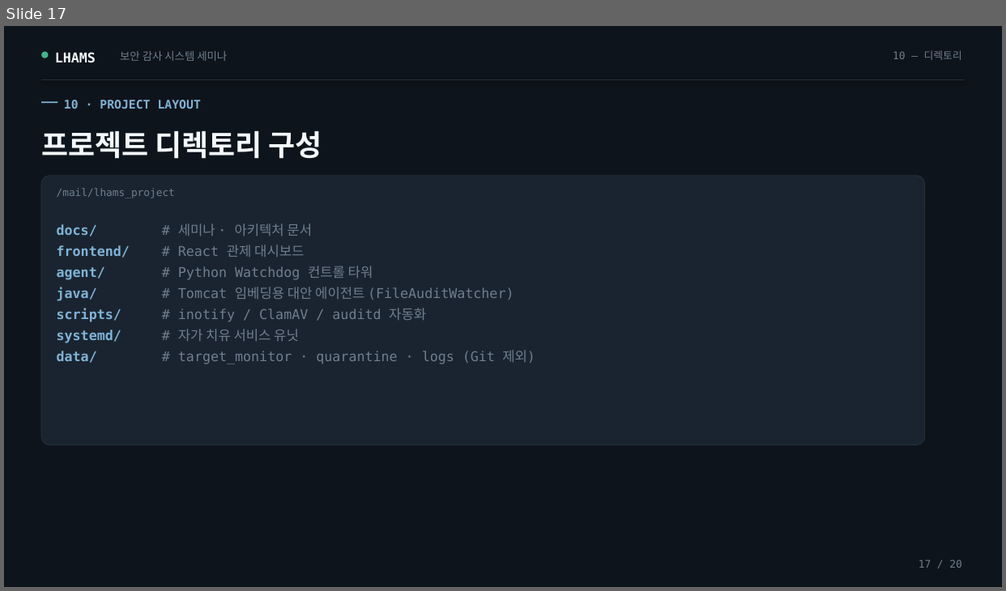
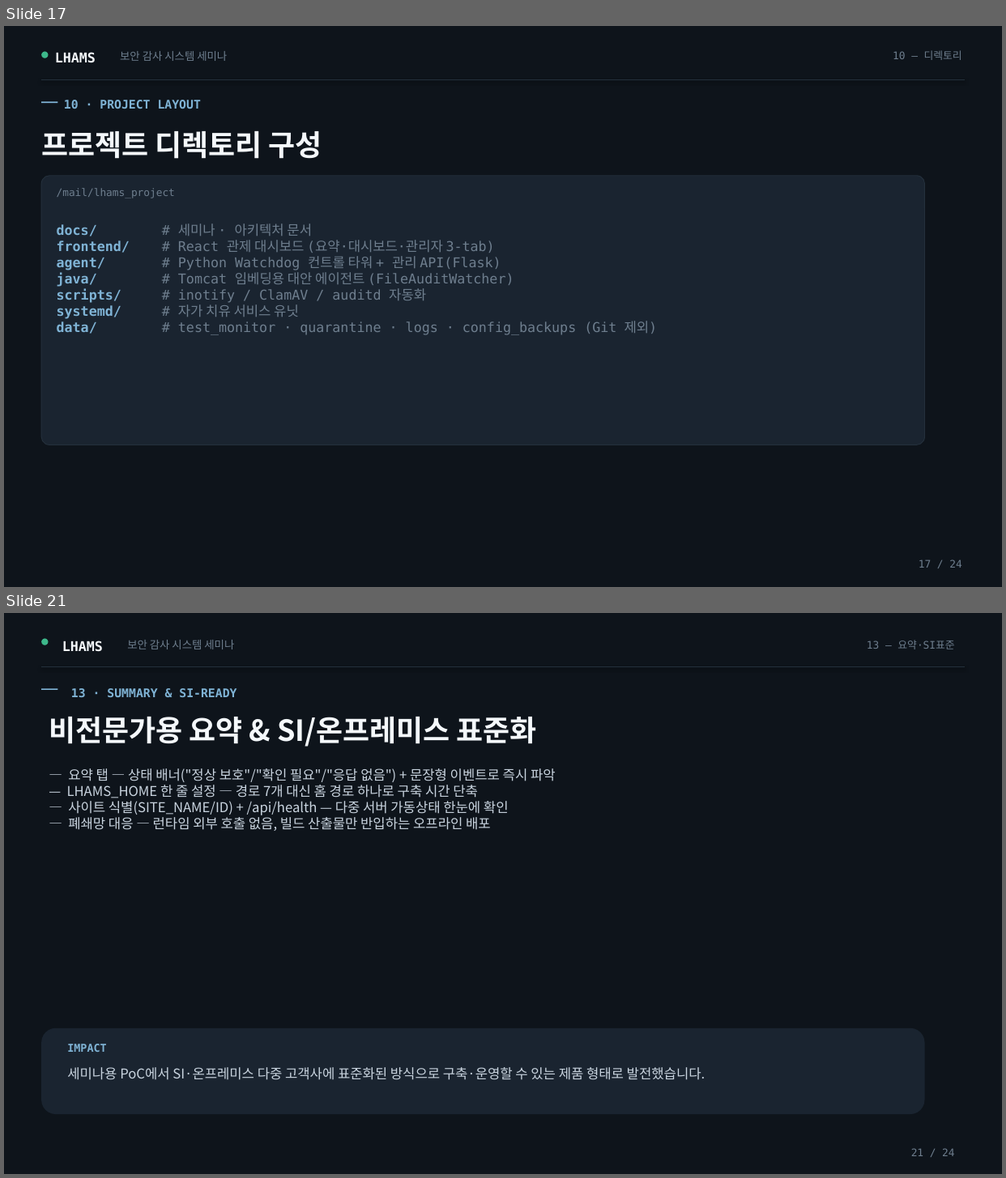
Before and after one commit to damhee-kim/lhams_project, a slide deck: docs/LHAMS_크리니티_통합세미나.pptx. Shown one above the other, each under a label of ours: slide 17 before the commit, slides 17 and 21 after it; the slides between them are not shown. The pictures are 1006x591 and 1006x1178 pixels, drawn with LibreOffice and Linux fonts; fonts in the diff are those of the drawing. Boxes give left, top, right and bottom in pixels: in the first picture for what was removed or moved away, otherwise in the second. Text is boxed around its words. In the diff, an @@ line names an element or a change of style, - is before the commit and + after.

Commit message:
[LAHMS] 전체 관리 리소스 개선 - 다중 서버 SI 고객사 관리 운영 UI/UX 개선 - 서비스 Ihams_watchdog.py 홈 경로 설정 외부 설정 가능 UI 기능 반영 - 세미나 자료 현행화

```diff
--- a/docs/LHAMS_크리니티_통합세미나.pptx
+++ b/docs/LHAMS_크리니티_통합세미나.pptx
@@ slide 21 added at [4,613,1002,1174], background #0E141B @@
@@ ellipse added at [41,638,49,645], fill #3DB88B @@
@@ text added at [62,641,103,652], 13 pt, text #F4F8FB, bold @@
+LHAMS
@@ text added at [127,640,234,649], 10.5 pt, text #6E7E8E @@
+보안 감사 시스템 세미나
@@ text added at [867,640,954,649], 10 pt, text #6E7E8E @@
+13 — 요약·SI표준
@@ line added from (41, 667) to (965, 667), #24303C 0.75 pt @@
@@ rectangle added at [41,688,58,690], fill #7FB3D5 @@
@@ text added at [71,688,236,697], 11.5 pt, text #7FB3D5, bold @@
+13 · SUMMARY & SI-READY
@@ text added at [49,717,537,747], 28 pt, text #F4F8FB, bold @@
+비전문가용 요약 & SI/온프레미스 표준화
@@ text added at [67,769,556,831], 13 pt, text #C9D4DF @@
+— 요약 탭 — 상태 배너("정상 보호"/"확인 필요"/"응답 없음") + 문장형 이벤트로 즉시 파악
+— LHAMS_HOME 한 줄 설정 — 경로 7개 대신 홈 경로 하나로 구축 시간 단축
+— 사이트 식별(SITE_NAME/ID) + /api/health — 다중 서버 가동상태 한눈에 확인
+— 폐쇄망 대응 — 런타임 외부 호출 없음, 빌드 산출물만 반입하는 오프라인 배포
@@ rounded rectangle added at [41,1029,925,1114], fill #1A2430 @@
@@ text added at [67,1044,106,1052], 10.5 pt, text #7FB3D5, bold @@
+IMPACT
@@ text added at [67,1067,705,1080], 13 pt, text #C9D4DF @@
+세미나용 PoC에서 SI·온프레미스 다중 고객사에 표준화된 방식으로 구축·운영할 수 있는 제품 형태로 발전했습니다.
@@ text added at [911,1148,954,1157], 10 pt, text #6E7E8E @@
+21 / 24
@@ slide 17 changed as well @@
@@ text at [178,240,501,271]: text changed @@
-frontend/ # React 관제 대시보드
-agent/ # Python Watchdog 컨트롤 타워
+frontend/ # React 관제 대시보드 (요약·대시보드·관리자 3-tab)
+agent/ # Python Watchdog 컨트롤 타워 + 관리 API(Flask)
@@ text at [178,270,514,317]: line spacing 1.3 to 1 @@
@@ text at [178,321,658,335]: text changed @@
-data/ # target_monitor · quarantine · logs (Git 제외)
+data/ # test_monitor · quarantine · logs · config_backups (Git 제외)
@@ text at [918,560,961,568]: text changed @@
-17 / 20
+17 / 24
```
Also in this commit, not shown: 18 other slides changed, 3 other slides added, 18 other files.
